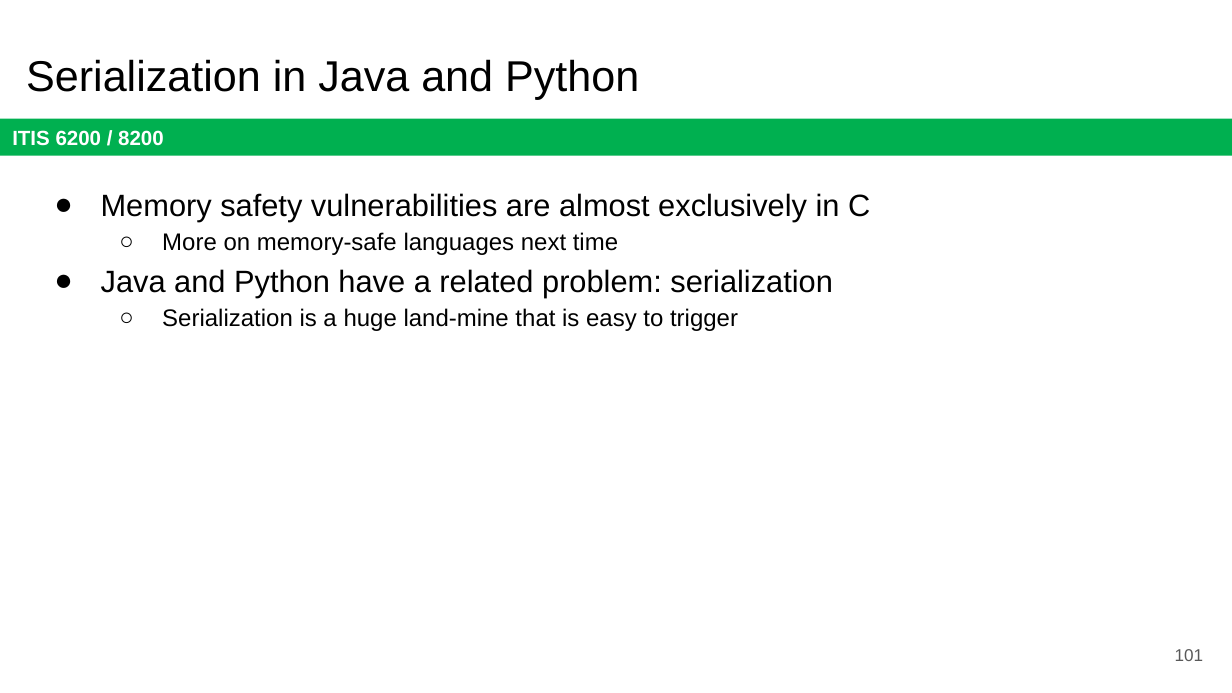
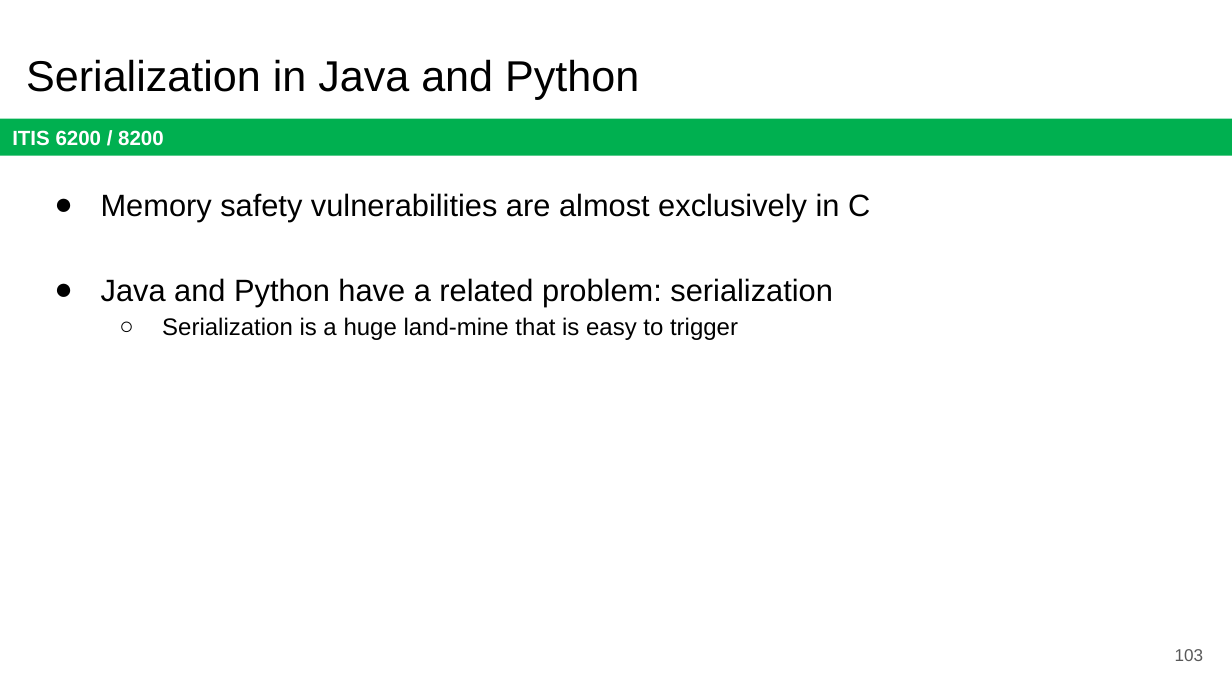
Before and after one commit to jx5c/github.io, a slide deck: slide 103 of teaching/ITIS6200/2023fa/lectures/lec21.Mitigating Memory Safety Vulnerabilities.pptx (slide 101 before the commit). Drawn at 1232x693 pixels with LibreOffice and Linux fonts; fonts in the diff are those of the drawing. Boxes give left, top, right and bottom in pixels: in the first picture for what was removed or moved away, otherwise in the second. Text is boxed around its words. In the diff, an @@ line names an element or a change of style, - is before the commit and + after.

```diff
--- a/teaching/ITIS6200/2023fa/lectures/lec21.Mitigating Memory Safety Vulnerabilities.pptx
+++ b/teaching/ITIS6200/2023fa/lectures/lec21.Mitigating Memory Safety Vulnerabilities.pptx
@@ text at box(162, 232, 618, 255): paragraph removed @@
-  ○ More on memory-safe languages next time
@@ page number at box(1175, 649, 1203, 661): text changed @@
-101
+103
```
Also in this commit, not shown: 7 other slides changed, 2 slides added, 1 slide removed, 2 other files.
